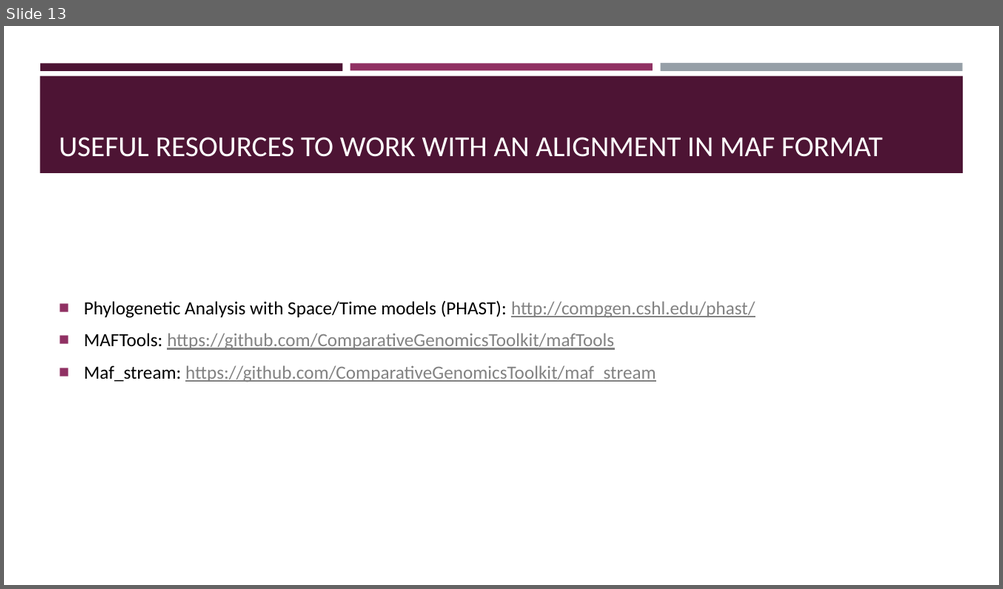
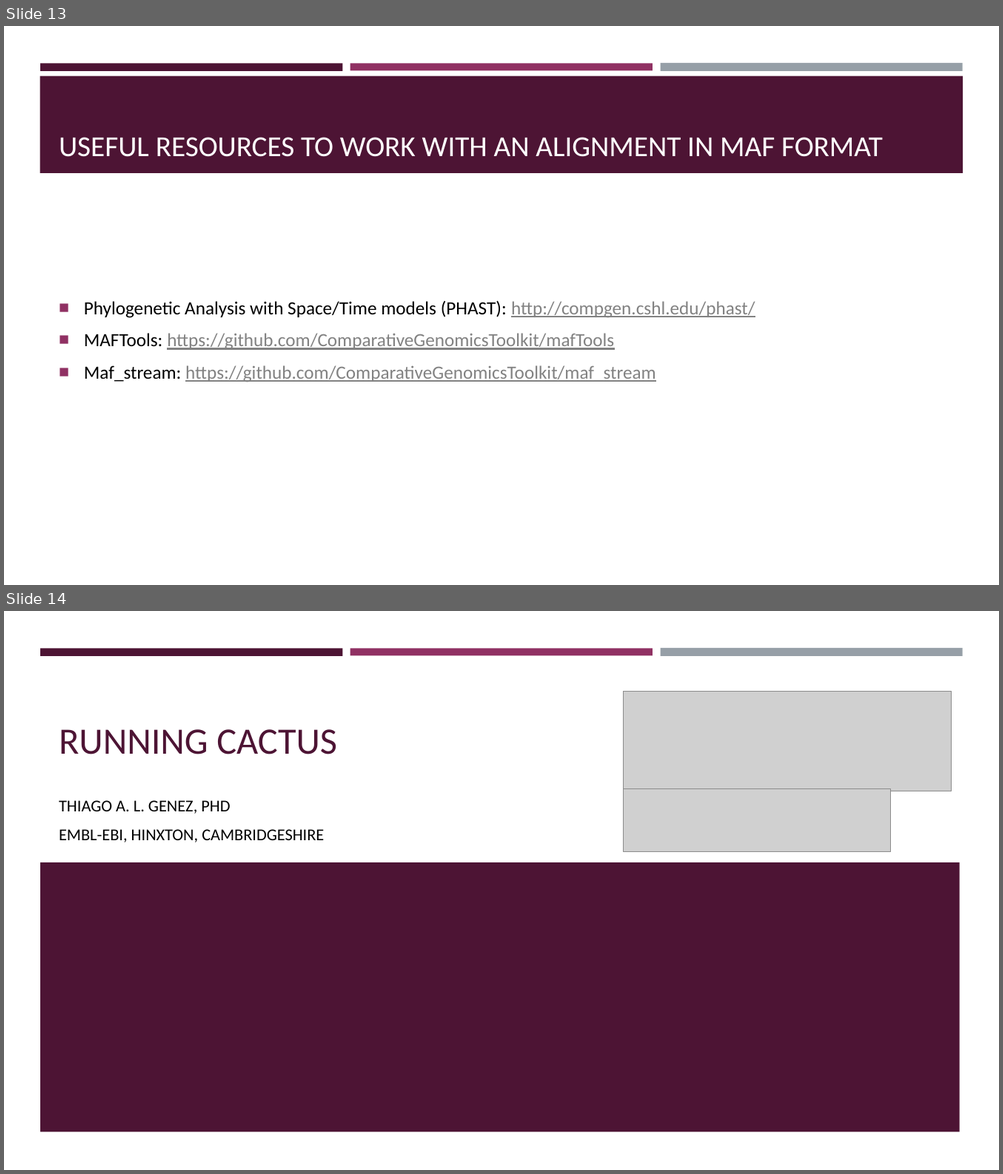
Before and after one commit to BGAcademy23/cactus, a slide deck: docs/aligning_whole_genomes_with_cactus.pptx. Shown one above the other, each under a label of ours: slide 13 before the commit, slides 13 and 14 after it. The pictures are 1003x589 and 1003x1174 pixels, drawn with LibreOffice and Linux fonts; fonts in the diff are those of the drawing; grey boxes stand for pictures. Boxes give left, top, right and bottom in pixels: in the first picture for what was removed or moved away, otherwise in the second. Text is boxed around its words. In the diff, an @@ line names an element or a change of style, - is before the commit and + after.

```diff
--- a/docs/aligning_whole_genomes_with_cactus.pptx
+++ b/docs/aligning_whole_genomes_with_cactus.pptx
@@ slide 14 added at box(4, 611, 999, 1170), background #FFFFFF; not listed: 3 template elements that a slide beside it also shows @@
@@ picture added at box(623, 691, 951, 791) @@
@@ title added at box(59, 729, 337, 755), 36 pt, text #4D1434 @@
+RUNNING CACTUS
@@ subtitle added at box(59, 800, 324, 843), 16 pt, text #000000 @@
+THIAGO A. L. GENEZ, PHD
+EMBL-EBI, HINXTON, CAMBRIDGESHIRE
@@ picture added at box(623, 789, 891, 852) @@
@@ rectangle added at box(40, 863, 960, 1132), fill #4D1434 @@
```
Also in this commit, not shown: 1 slide changed, 11 other slides added.
